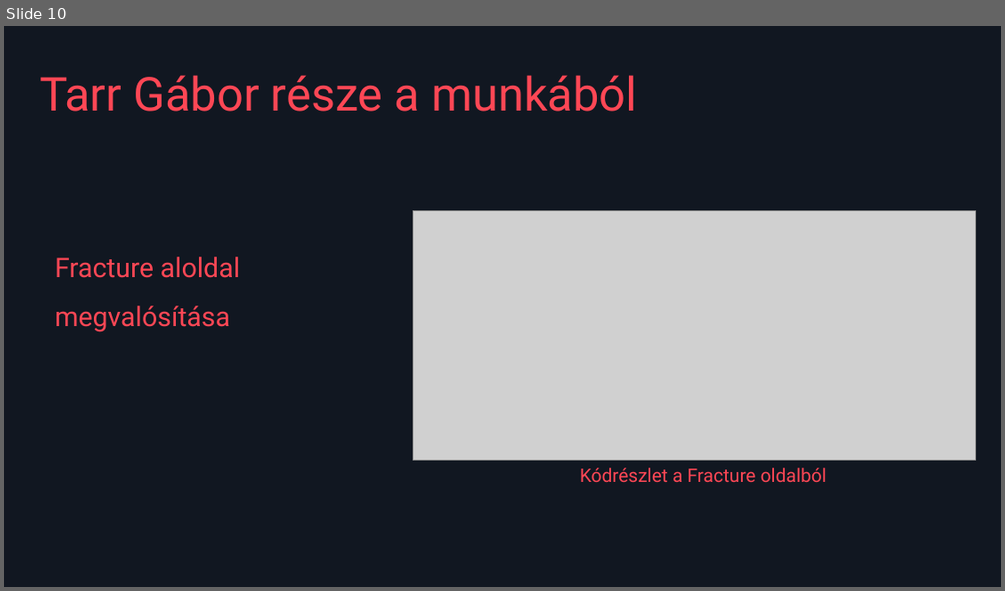
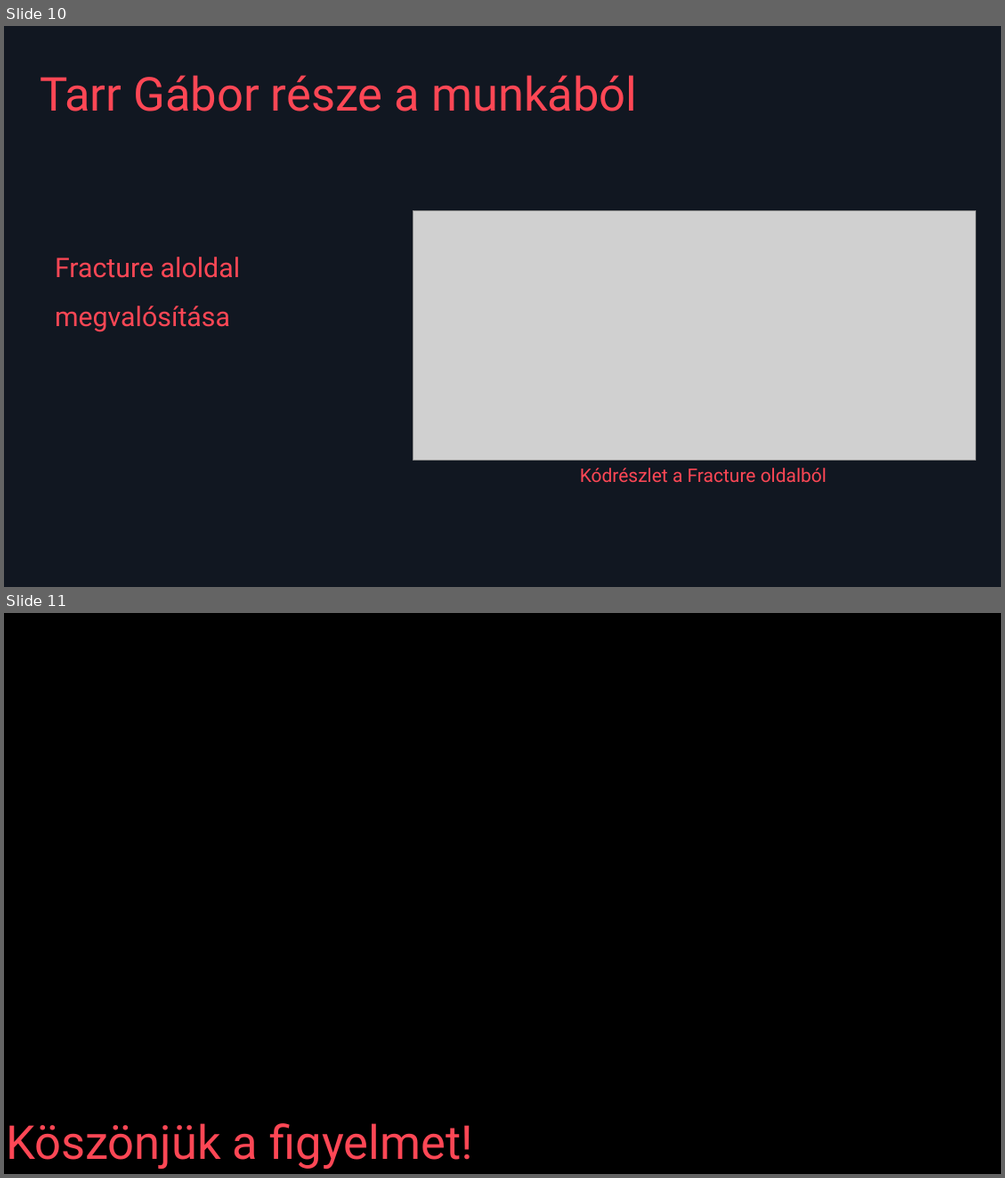
Before and after one commit to Kewkew00/Holy_project, a slide deck: VALORANT útmutató.pptx. Shown one above the other, each under a label of ours: slide 10 before the commit, slides 10 and 11 after it. The pictures are 1005x591 and 1005x1178 pixels, drawn with LibreOffice and Linux fonts; fonts in the diff are those of the drawing; grey boxes stand for pictures; background and template pictures are left out. Boxes give left, top, right and bottom in pixels: in the first picture for what was removed or moved away, otherwise in the second. Text is boxed around its words. In the diff, an @@ line names an element or a change of style, - is before the commit and + after.

```diff
--- a/VALORANT útmutató.pptx
+++ b/VALORANT útmutató.pptx
@@ slide 11 added at [4, 613, 1001, 1174], background picture (left out) @@
@@ text added at [6, 1123, 473, 1169], 45 pt, text #FE4755 @@
+Köszönjük a figyelmet!
```
Also in this commit, not shown: 5 slides changed.
